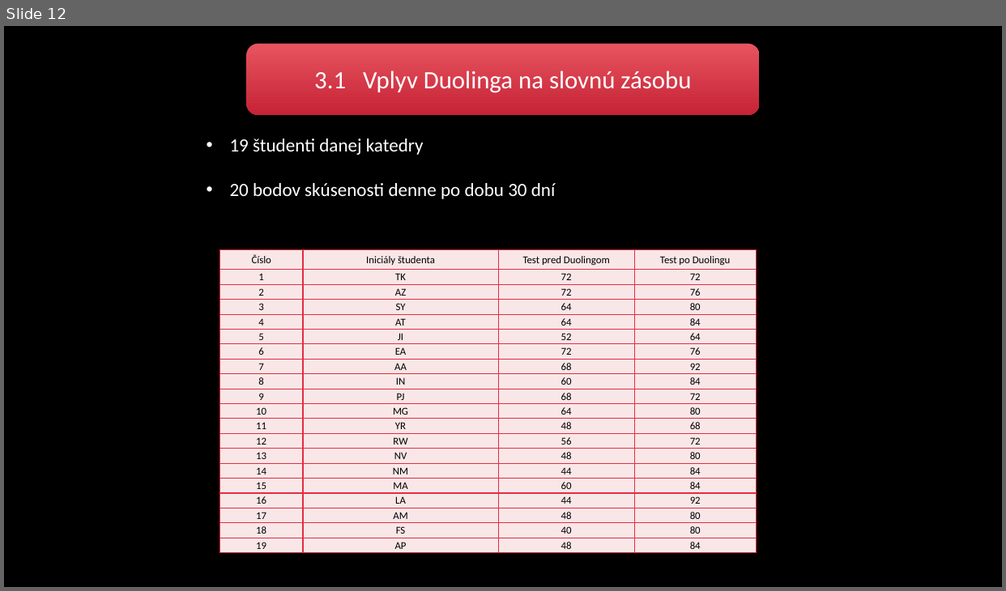
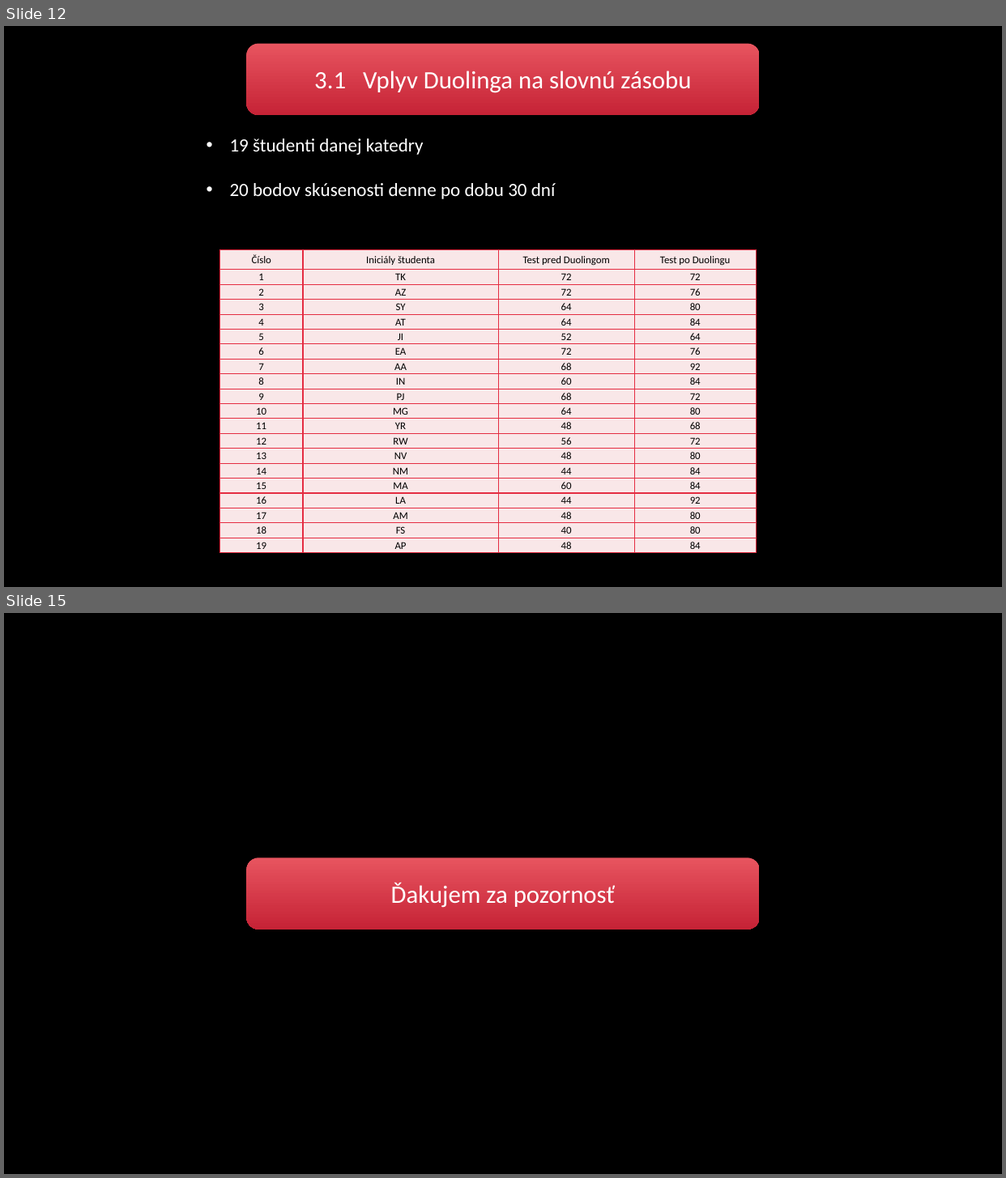
Before and after one commit to RichardSzarka/Semestralna_praca_MIP, a slide deck: Prezentacia_clanok.pptx. Shown one above the other, each under a label of ours: slide 12 before the commit, slides 12 and 15 after it; the slides between them are not shown. The pictures are 1006x591 and 1006x1178 pixels, drawn with LibreOffice and Linux fonts; fonts in the diff are those of the drawing; background and template pictures are left out. Boxes give left, top, right and bottom in pixels: in the first picture for what was removed or moved away, otherwise in the second. Text is boxed around its words. In the diff, an @@ line names an element or a change of style, - is before the commit and + after.

```diff
--- a/Prezentacia_clanok.pptx
+++ b/Prezentacia_clanok.pptx
@@ slide 15 added at (4,613,1002,1174), background picture (left out) @@
@@ rounded rectangle added at (246,858,760,930), fill gradient #E75460 to #C72336 @@
@@ text added at (391,882,615,907), 24 pt, text #FFFFFF @@
+Ďakujem za pozornosť
```
Also in this commit, not shown: 2 other slides added, 2 slides removed, 1 other file.
